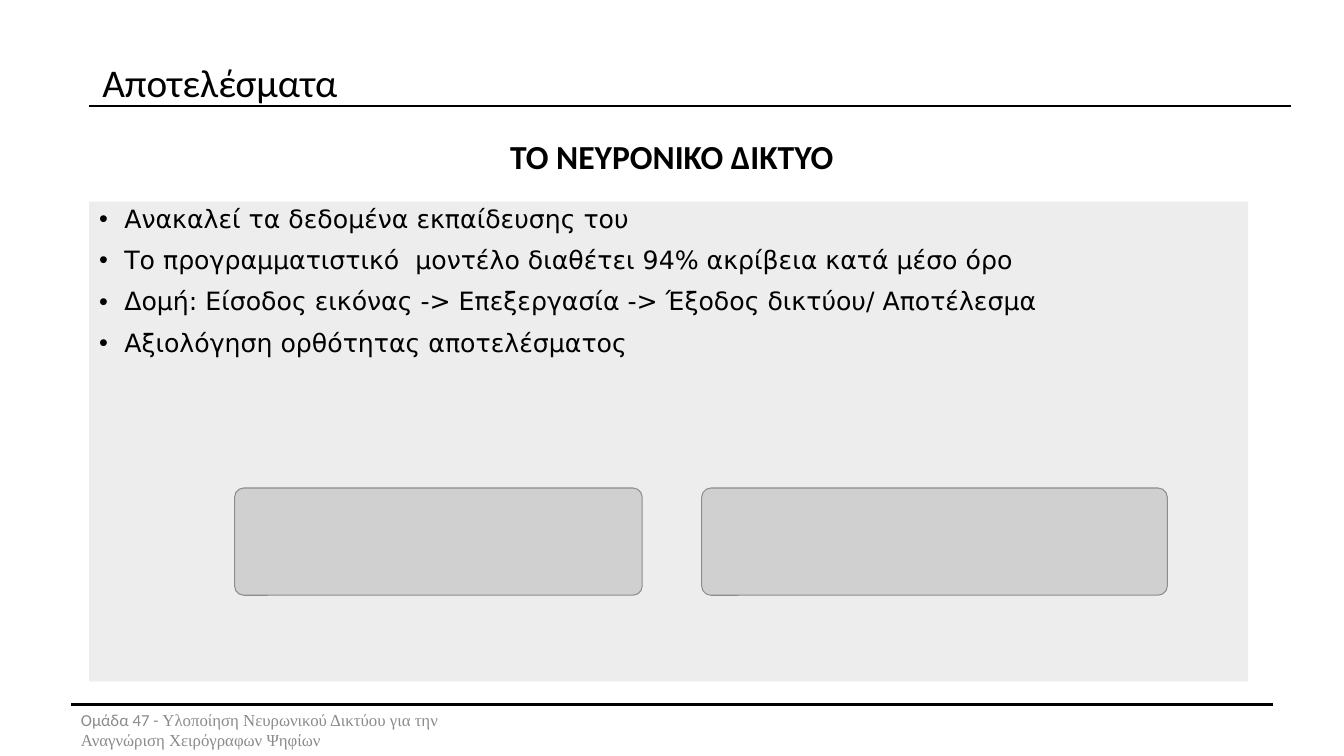
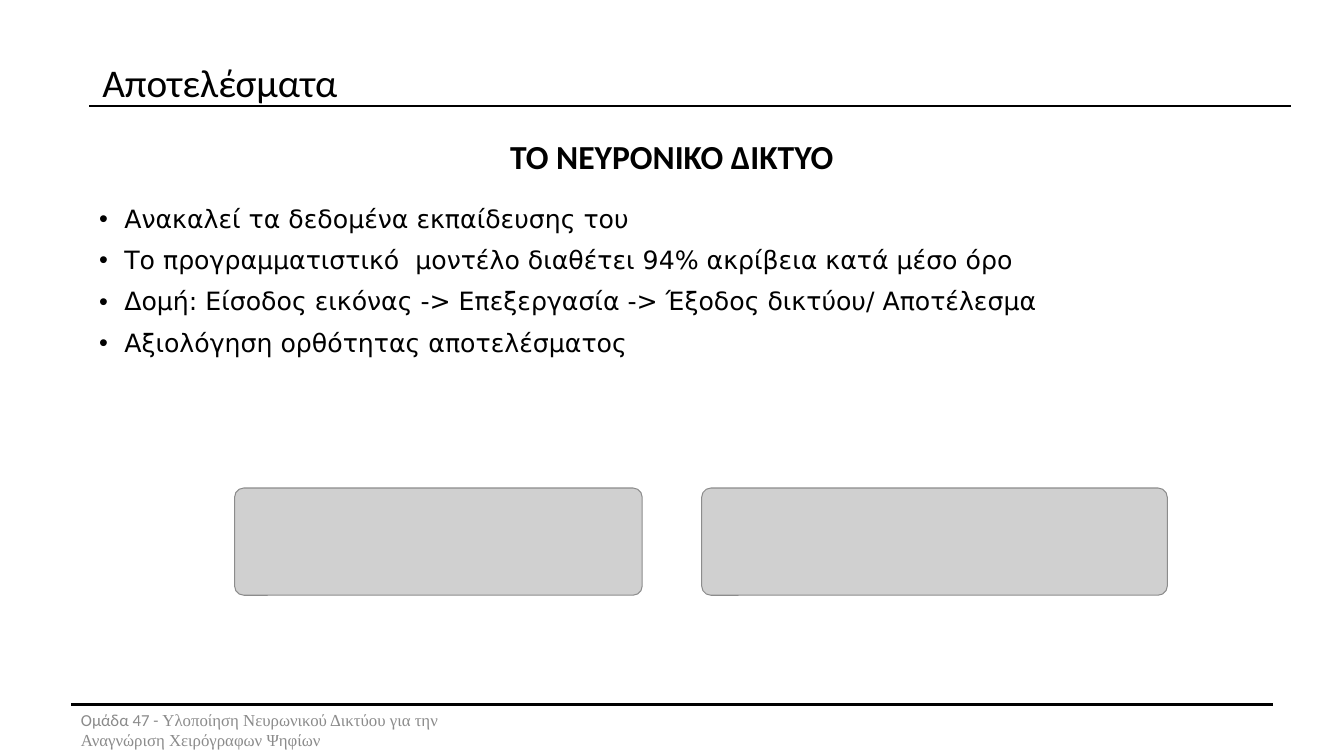
Before and after one commit to GPChrisdest/Neural-Network, a slide deck: slide 6 of powerpoint/powerpoint.pptx. Drawn at 1344x756 pixels with LibreOffice and Linux fonts; fonts in the diff are those of the drawing; grey boxes stand for pictures. Boxes give left, top, right and bottom in pixels: in the first picture for what was removed or moved away, otherwise in the second. Text is boxed around its words. In the diff, an @@ line names an element or a change of style, - is before the commit and + after.

Commit message:
powerpoint theme

```diff
--- a/powerpoint/powerpoint.pptx
+++ b/powerpoint/powerpoint.pptx
@@ text "Ανακαλεί τα δεδομένα εκπαίδευσης του" at box(89, 202, 1248, 682): fill #EEEEEE to #FFFFFF; outline none to #FFFFFF 1 pt @@
```
